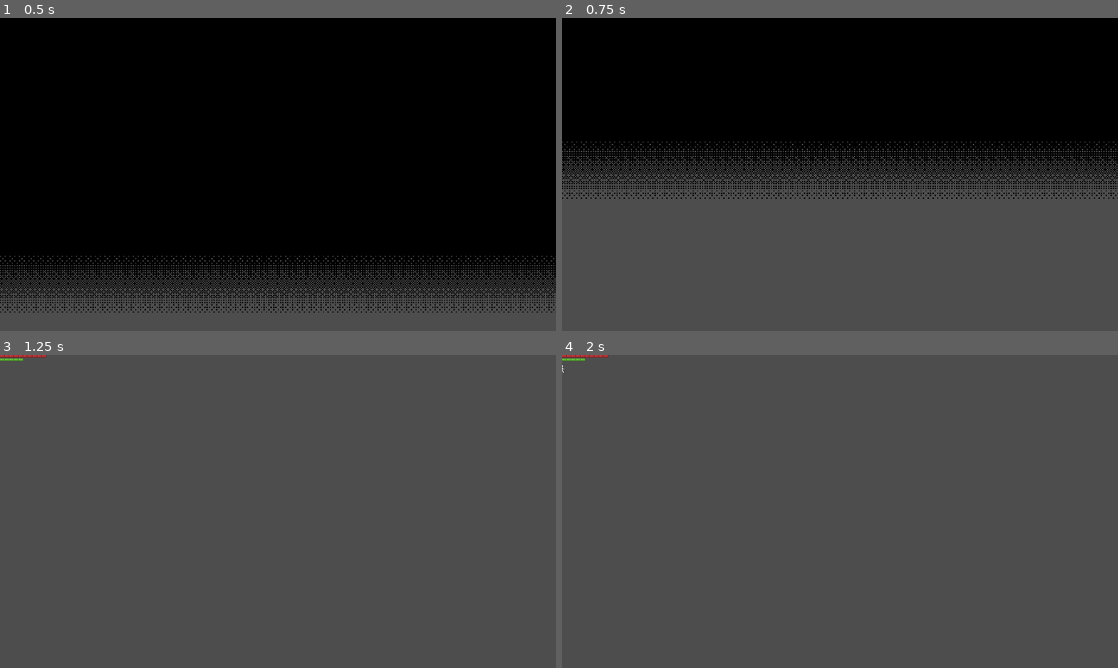
Above: before the commit, frames 1-4 (two rows, left to right).
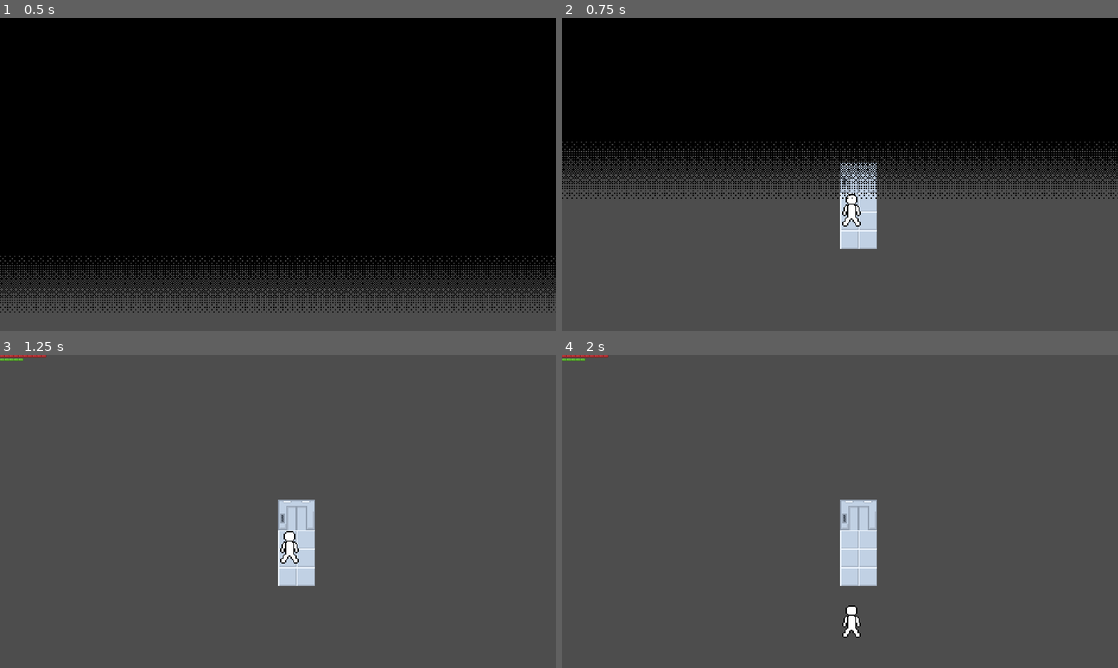
Above: after the commit, the same moments.

Repository: minimar/survivalgamething
Game: Godot game, scene res://Scenes/elevator_scene.tscn
The game is run twice, just before and just after one commit, with the same random seed, the same clock (stepped at 60 frames per second) and the same inputs. This scene is started directly instead of the project's main scene.
Inputs (mouse positions are in pixels of both pictures, inside the frame that each line leads up to):
- Up to frame 1 (0.5 s): no input
- Up to frame 2 (0.75 s): move the mouse to (962, 158) at 0.52 s; hold D (Right) from 0.53 s (still down); tap E (Interact) at 0.6 s
- Up to frame 3 (1.25 s): keep holding D (Right)
- Up to frame 4 (2 s): move the mouse to (728, 527) at 1.27 s; release D (Right) at 1.28 s; hold S (Down) from 1.28 s (still down); right-click (728, 527) at 1.35 s; tap E (Interact) at 1.55 s

Frame 1 is identical in both runs. In frame 2, 1.5% of the frame differs, in the area x 50-57%, y 46-74%; in frame 3, 1.8%; in frame 4, 2.1%, in the area x 0-57%, y 3-91%.

Commit message:
temp commit

Diff:
--- a/Scenes/Instanced Objects/World Objects/area_warp.tscn
+++ b/Scenes/Instanced Objects/World Objects/area_warp.tscn
@@ -6,6 +6,7 @@
 size = Vector2(16, 28)
 
 [node name="AreaWarp" type="Area2D"]
+z_index = 4
 collision_layer = 8
 collision_mask = 8
 script = ExtResource("1_f6onr")
--- a/Scenes/Instanced Objects/elevator.tscn
+++ b/Scenes/Instanced Objects/elevator.tscn
@@ -26,20 +26,6 @@
 "method": &"play"
 }]
 }
-tracks/1/type = "method"
-tracks/1/imported = false
-tracks/1/enabled = true
-tracks/1/path = NodePath("..")
-tracks/1/interp = 1
-tracks/1/loop_wrap = true
-tracks/1/keys = {
-"times": PackedFloat32Array(1.1),
-"transitions": PackedFloat32Array(1),
-"values": [{
-"args": [],
-"method": &"toggleDoorCollision"
-}]
-}
 
 [sub_resource type="Animation" id="Animation_hylh4"]
 resource_name = "doorOpen"
@@ -55,20 +41,6 @@
 "values": [{
 "args": [&"doorOpen", 1.0, false],
 "method": &"play"
-}]
-}
-tracks/1/type = "method"
-tracks/1/imported = false
-tracks/1/enabled = true
-tracks/1/path = NodePath("..")
-tracks/1/interp = 1
-tracks/1/loop_wrap = true
-tracks/1/keys = {
-"times": PackedFloat32Array(0.9),
-"transitions": PackedFloat32Array(1),
-"values": [{
-"args": [],
-"method": &"toggleDoorCollision"
 }]
 }
 
@@ -188,9 +160,10 @@
 [node name="ElevatorDoor" type="Area2D" parent="."]
 z_index = 2
 position = Vector2(0, 7)
-collision_layer = 8
-collision_mask = 8
+collision_layer = 0
+collision_mask = 0
 script = ExtResource("2_gv11l")
+targetScene = "res://Scenes/elevator_scene.tscn"
 
 [node name="CollisionShape2D" type="CollisionShape2D" parent="ElevatorDoor"]
 position = Vector2(0, -1)
@@ -205,3 +178,5 @@
 [node name="Elevator" type="AnimatedSprite2D" parent="."]
 sprite_frames = SubResource("SpriteFrames_sbkye")
 animation = &"doorStart"
+
+[connection signal="body_entered" from="ElevatorDoor" to="ElevatorDoor" method="_on_player_entered"]
--- a/Scenes/Instanced Objects/tile_map.tscn
+++ b/Scenes/Instanced Objects/tile_map.tscn
@@ -350,6 +350,24 @@
 3:15/0/physics_layer_0/linear_velocity = Vector2(0, 0)
 3:15/0/physics_layer_0/angular_velocity = 0.0
 3:15/0/physics_layer_0/polygon_0/points = PackedVector2Array(-8, -8, 8, -8, 8, 8, -8, 8)
+
+[sub_resource type="TileSetAtlasSource" id="TileSetAtlasSource_iysmp"]
+texture = ExtResource("10_4n7e4")
+1:2/0 = 0
+1:2/0/physics_layer_0/linear_velocity = Vector2(0, 0)
+1:2/0/physics_layer_0/angular_velocity = 0.0
+1:0/size_in_atlas = Vector2i(2, 2)
+1:0/0 = 0
+1:0/0/texture_origin = Vector2i(-8, 8)
+1:0/0/y_sort_origin = 8
+1:0/0/physics_layer_0/linear_velocity = Vector2(0, 0)
+1:0/0/physics_layer_0/angular_velocity = 0.0
+3:0/size_in_atlas = Vector2i(2, 2)
+3:0/0 = 0
+3:0/0/texture_origin = Vector2i(-8, 8)
+3:0/0/z_index = -1
+3:0/0/physics_layer_0/linear_velocity = Vector2(0, 0)
+3:0/0/physics_layer_0/angular_velocity = 0.0
 
 [sub_resource type="TileSetAtlasSource" id="TileSetAtlasSource_cbw0c"]
 texture = ExtResource("3_yxmvc")
@@ -1423,10 +1441,11 @@
 sources/7 = SubResource("TileSetAtlasSource_sb0lq")
 sources/8 = SubResource("TileSetAtlasSource_dm8je")
 sources/9 = SubResource("TileSetAtlasSource_lin4u")
+sources/10 = SubResource("TileSetAtlasSource_iysmp")
 
 [node name="TileMap" type="TileMap"]
 y_sort_enabled = true
-position = Vector2(0, -1)
+position = Vector2(1, -1)
 tile_set = SubResource("TileSet_uf38w")
 format = 2
 layer_0/name = "Background"
--- a/Scenes/elevator_scene.tscn
+++ b/Scenes/elevator_scene.tscn
@@ -1,19 +1,145 @@
-[gd_scene load_steps=6 format=3 uid="uid://dtan3m5jkmhak"]
+[gd_scene load_steps=22 format=3 uid="uid://dtan3m5jkmhak"]
 
 [ext_resource type="Script" path="res://Scripts/worldHandler.gd" id="1_yuy76"]
 [ext_resource type="PackedScene" uid="uid://0ynntogy7vmw" path="res://Scenes/Instanced Objects/tile_map.tscn" id="2_3vdb8"]
 [ext_resource type="Script" path="res://Scripts/Scene Specific Scripts/ElevatorHandler.gd" id="3_ad4ht"]
 [ext_resource type="PackedScene" uid="uid://dt2omxug7nikb" path="res://Scenes/ui.tscn" id="3_utj6w"]
 [ext_resource type="PackedScene" uid="uid://brfafs40nxg43" path="res://Scenes/player.tscn" id="4_sq4ea"]
+[ext_resource type="Texture2D" uid="uid://cygmcx01nitye" path="res://Assets/Sprites/World Objects/ElevatorInteriorAnimSheet.png" id="5_egh6d"]
+[ext_resource type="PackedScene" uid="uid://dtftppak8ll7" path="res://Scenes/Instanced Objects/World Objects/area_warp.tscn" id="6_m65qc"]
+[ext_resource type="Script" path="res://Scripts/Special World Objects/InteriorElevatorButton.gd" id="7_ndd2a"]
 
-[node name="ElevatorScene" type="Node2D"]
+[sub_resource type="AtlasTexture" id="AtlasTexture_aeiu4"]
+atlas = ExtResource("5_egh6d")
+region = Rect2(0, 0, 32, 32)
+
+[sub_resource type="AtlasTexture" id="AtlasTexture_y8q5w"]
+atlas = ExtResource("5_egh6d")
+region = Rect2(128, 0, 32, 32)
+
+[sub_resource type="AtlasTexture" id="AtlasTexture_8kk41"]
+atlas = ExtResource("5_egh6d")
+region = Rect2(96, 0, 32, 32)
+
+[sub_resource type="AtlasTexture" id="AtlasTexture_10lst"]
+atlas = ExtResource("5_egh6d")
+region = Rect2(64, 0, 32, 32)
+
+[sub_resource type="AtlasTexture" id="AtlasTexture_c8wvj"]
+atlas = ExtResource("5_egh6d")
+region = Rect2(32, 0, 32, 32)
+
+[sub_resource type="AtlasTexture" id="AtlasTexture_44qt4"]
+atlas = ExtResource("5_egh6d")
+region = Rect2(0, 0, 32, 32)
+
+[sub_resource type="AtlasTexture" id="AtlasTexture_6ml5p"]
+atlas = ExtResource("5_egh6d")
+region = Rect2(0, 0, 32, 32)
+
+[sub_resource type="AtlasTexture" id="AtlasTexture_e6op8"]
+atlas = ExtResource("5_egh6d")
+region = Rect2(32, 0, 32, 32)
+
+[sub_resource type="AtlasTexture" id="AtlasTexture_dhu33"]
+atlas = ExtResource("5_egh6d")
+region = Rect2(64, 0, 32, 32)
+
+[sub_resource type="AtlasTexture" id="AtlasTexture_8ytek"]
+atlas = ExtResource("5_egh6d")
+region = Rect2(96, 0, 32, 32)
+
+[sub_resource type="AtlasTexture" id="AtlasTexture_3vuqx"]
+atlas = ExtResource("5_egh6d")
+region = Rect2(128, 0, 32, 32)
+
+[sub_resource type="SpriteFrames" id="SpriteFrames_2nelx"]
+animations = [{
+"frames": [{
+"duration": 1.0,
+"texture": SubResource("AtlasTexture_aeiu4")
+}],
+"loop": true,
+"name": &"default",
+"speed": 5.0
+}, {
+"frames": [{
+"duration": 1.0,
+"texture": SubResource("AtlasTexture_y8q5w")
+}, {
+"duration": 1.0,
+"texture": SubResource("AtlasTexture_8kk41")
+}, {
+"duration": 1.0,
+"texture": SubResource("AtlasTexture_10lst")
+}, {
+"duration": 1.0,
+"texture": SubResource("AtlasTexture_c8wvj")
+}, {
+"duration": 1.0,
+"texture": SubResource("AtlasTexture_44qt4")
+}],
+"loop": false,
+"name": &"doorClose",
+"speed": 5.0
+}, {
+"frames": [{
+"duration": 1.0,
+"texture": SubResource("AtlasTexture_6ml5p")
+}, {
+"duration": 1.0,
+"texture": SubResource("AtlasTexture_e6op8")
+}, {
+"duration": 1.0,
+"texture": SubResource("AtlasTexture_dhu33")
+}, {
+"duration": 1.0,
+"texture": SubResource("AtlasTexture_8ytek")
+}, {
+"duration": 1.0,
+"texture": SubResource("AtlasTexture_3vuqx")
+}],
+"loop": false,
+"name": &"doorOpen",
+"speed": 5.0
+}]
+
+[sub_resource type="RectangleShape2D" id="RectangleShape2D_mro8l"]
+size = Vector2(8, 20)
+
+[node name="ElevatorScene" type="Node2D" node_paths=PackedStringArray("localCamera")]
 script = ExtResource("1_yuy76")
+localCamera = NodePath("ElevatorHandler/Camera2D")
 
 [node name="ElevatorHandler" type="Node2D" parent="."]
 script = ExtResource("3_ad4ht")
 
 [node name="TileMap" parent="ElevatorHandler" instance=ExtResource("2_3vdb8")]
+position = Vector2(0, 0)
+layer_0/tile_data = PackedInt32Array(65536, 65546, 2, 65537, 65546, 2, 131073, 65546, 2, 131072, 65546, 2, 196608, 65546, 2, 196609, 65546, 2, 0, 196618, 0)
+layer_4/tile_data = PackedInt32Array(0, 65546, 0)
 
 [node name="Player" parent="ElevatorHandler/TileMap" instance=ExtResource("4_sq4ea")]
+position = Vector2(10, 45)
+
+[node name="AnimatedSprite2D" type="AnimatedSprite2D" parent="ElevatorHandler/TileMap"]
+position = Vector2(0, -16)
+sprite_frames = SubResource("SpriteFrames_2nelx")
+centered = false
+
+[node name="AreaWarp" parent="ElevatorHandler/TileMap" instance=ExtResource("6_m65qc")]
+position = Vector2(16, -3)
+
+[node name="Button" type="Area2D" parent="ElevatorHandler/TileMap"]
+script = ExtResource("7_ndd2a")
+
+[node name="CollisionShape2D" type="CollisionShape2D" parent="ElevatorHandler/TileMap/Button"]
+position = Vector2(3, 4)
+shape = SubResource("RectangleShape2D_mro8l")
+
+[node name="Camera2D" type="Camera2D" parent="ElevatorHandler"]
+zoom = Vector2(4, 4)
 
 [node name="UI" parent="." instance=ExtResource("3_utj6w")]
+
+[connection signal="elevatorButtonPressed" from="ElevatorHandler/TileMap/Button" to="ElevatorHandler" method="_on_elevator_button_pressed"]
--- a/Scripts/Player.gd
+++ b/Scripts/Player.gd
@@ -94,7 +94,11 @@
 var movementSpeed = defaultMovementSpeed
 
 #Pause for scene
-var scenePause
+var scenePause:
+	set(value):
+		scenePause = value
+		if scenePause:
+			print()
 #Pause for overall game
 var gamePause = false
 func toggleGamePause():
@@ -214,6 +218,7 @@
 
 	if Input.is_action_just_pressed("Interact"):
 		if !scenePause:
+			print('player pressed interact')
 			if !checkContainers():
 				if !checkDialogueNodes():
 					for node in interactionArea.get_overlapping_areas():
--- a/Scripts/Scene Specific Scripts/ElevatorHandler.gd
+++ b/Scripts/Scene Specific Scripts/ElevatorHandler.gd
@@ -2,15 +2,18 @@
 
 var elevatorID = SceneSwitcher.elevatorID
 var floor = SceneSwitcher.elevatorFloor
-var dialogueHandler
+var dialogueHandler: DialogueHandler
 
 const elevatorData := {
 	"cityApartment1": {
+		#Scene as File
+		"scene": "res://Scenes/city_building_interiors.tscn",
+		"subscene": "apartmentBuilding1",
 		#Number corresponds to the floor number, 1 is the ground floor you gremlin
 		#The vector corresponds to the position of the elevator for that floor (Where to put the player specifically)
-		"1": Vector2(),
-		"2": Vector2(),
-		"3": Vector2(),
+		"1": Vector2(-97,53),
+		"2": Vector2(-97,-12),
+		"3": Vector2(-97,-77),
 	}
 }
 
@@ -18,3 +21,14 @@
 func _ready():
 	await get_parent().ready
 	dialogueHandler = get_parent().find_child("UI/Dialogue Handler")
+
+
+
+func _on_elevator_button_pressed():
+	var floors = []
+	for key in elevatorData[elevatorID]:
+		if key not in ["scene","subscene"]:
+			floors.append(key)
+	floors.erase(floor)
+	print("prompting Player Choice")
+	var playerChoice = await dialogueHandler.playerDialogueChoice(floors)
--- /dev/null
+++ b/Scripts/Special World Objects/InteriorElevatorButton.gd
@@ -0,0 +1,5 @@
+extends Interactable
+
+signal elevatorButtonPressed
+func onInteract():
+	elevatorButtonPressed.emit()
--- a/Scripts/Special World Objects/elevatorDoor.gd
+++ b/Scripts/Special World Objects/elevatorDoor.gd
@@ -7,11 +7,16 @@
 		open = value
 		if open:
 			$AnimationPlayer.play("doorOpen")
+			await $Elevator.animation_finished
+			toggleDoorCollision()
 		else:
 			$AnimationPlayer.play("doorClose")
+			await $Elevator.animation_finished
+			toggleDoorCollision()
 
 
 func toggleDoorCollision():
+	print('toggle')
 	if $ElevatorDoor.collision_layer == 8:
 		$ElevatorDoor.collision_layer = 0
 		$ElevatorDoor.collision_mask = 0
--- a/Scripts/dialogue.gd
+++ b/Scripts/dialogue.gd
@@ -1,4 +1,5 @@
 extends Node
+class_name DialogueHandler
 @onready var dialogueBox = $"Dialogue Box"
 @onready var dialogueTextBox = $"Dialogue Box/Dialogue Text Box"
 
@@ -204,7 +205,7 @@
 	dialogueBox.visible = true
 	#Resets scene data and returns, if the sceneLine is bigger than the scene size, I.e. when the scene is over.
 	if sceneDict[sceneStarted]['dialogue'].size() < sceneLine+1:
-		print('test')
+		#print('test')
 		scenePause.emit(false)
 		sceneStarted = ""
 		sceneLine = 0
Binary file added: Assets/Sprites/World Objects/ElevatorInteriorAnimSheet.png
Not shown, added: Assets/Sprites/World Objects/ElevatorInteriorAnimSheet.png.import
Not shown: 1 places in Scenes/Instanced Objects/tile_map.tscn that only renumber resources
